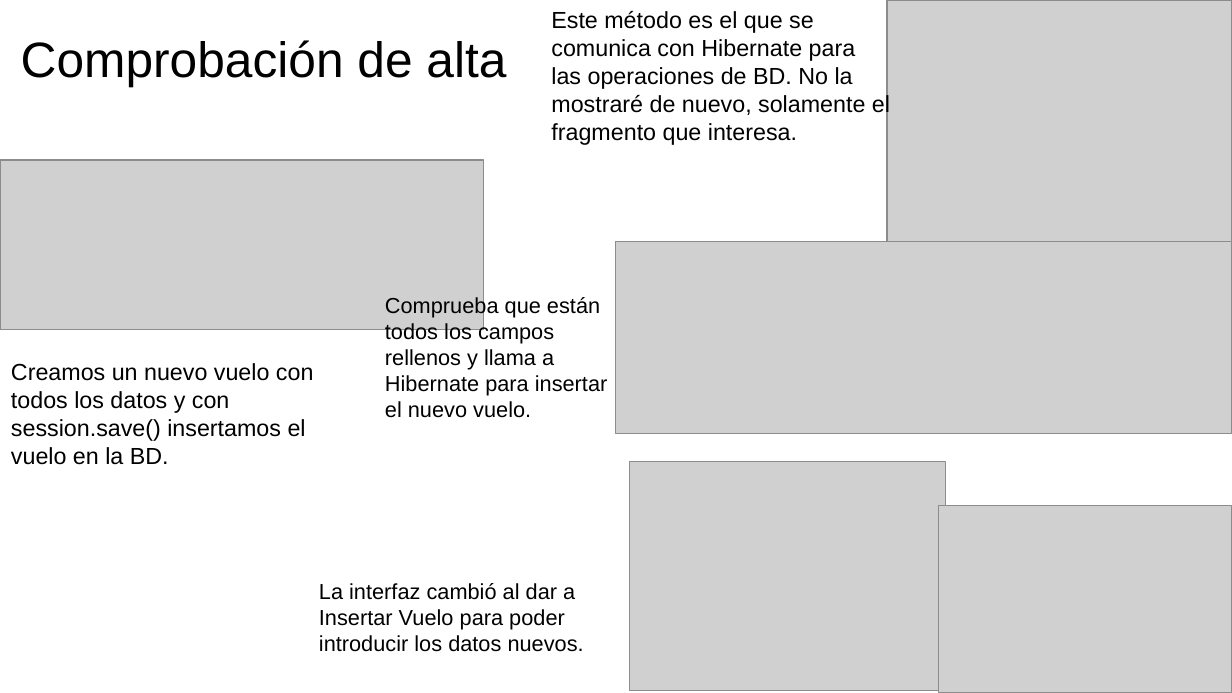
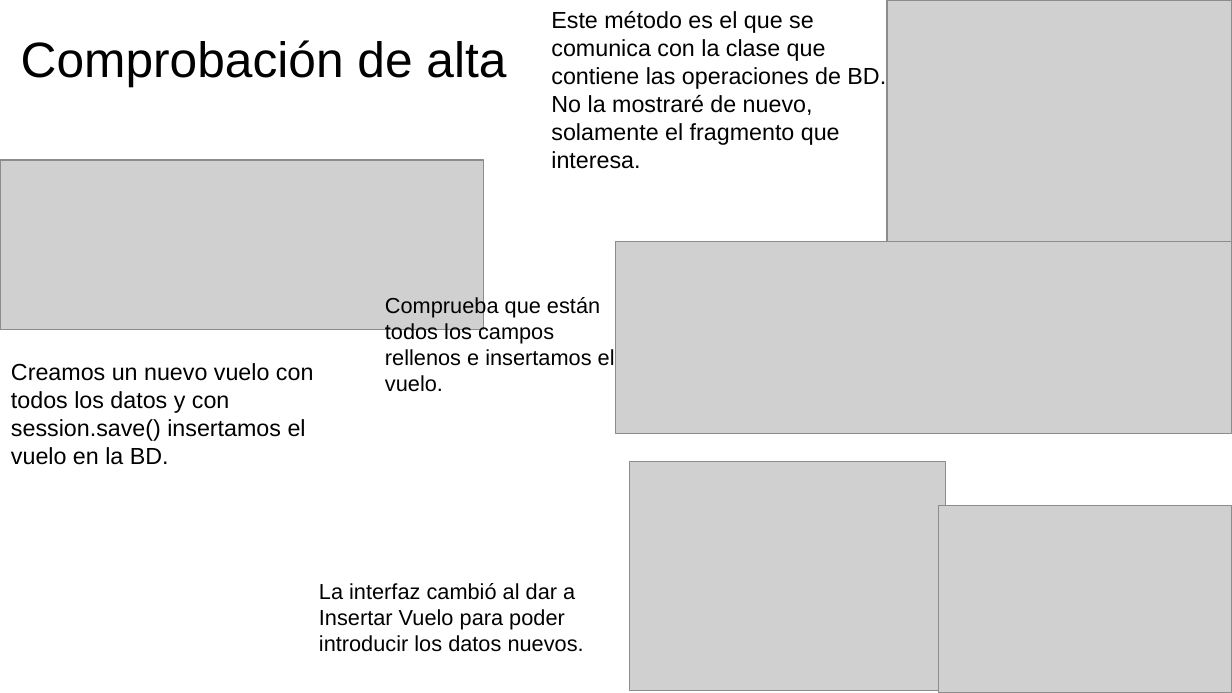
Before and after one commit to AlberHanibal/Datos, a slide deck: slide 3 of ProyectosDatos/Presentación Hibernate/Colmenar_Casas_Alberto_ActividadHibernate.odp. Drawn at 1232x693 pixels with LibreOffice and Linux fonts; fonts in the diff are those of the drawing; grey boxes stand for pictures. Boxes give left, top, right and bottom in pixels: in the first picture for what was removed or moved away, otherwise in the second. Text is boxed around its words. In the diff, an @@ line names an element or a change of style, - is before the commit and + after.

```diff
--- a/ProyectosDatos/Presentación Hibernate/Colmenar_Casas_Alberto_ActividadHibernate.odp
+++ b/ProyectosDatos/Presentación Hibernate/Colmenar_Casas_Alberto_ActividadHibernate.odp
@@ text at [551,11,886,169]: text changed @@
-Este método es el que se comunica con Hibernate para las operaciones de BD. No la mostraré de nuevo, solamente el fragmento que interesa.
+Este método es el que se comunica con la clase que contiene las operaciones de BD. No la mostraré de nuevo, solamente el fragmento que interesa.
@@ text at [385,295,615,392]: text changed @@
-Comprueba que están todos los campos rellenos y llama a Hibernate para insertar el nuevo vuelo.
+Comprueba que están todos los campos rellenos e insertamos el vuelo.
```
Also in this commit, not shown: 3 other slides changed, 1 slide added, 1 slide removed, 1 other file.
